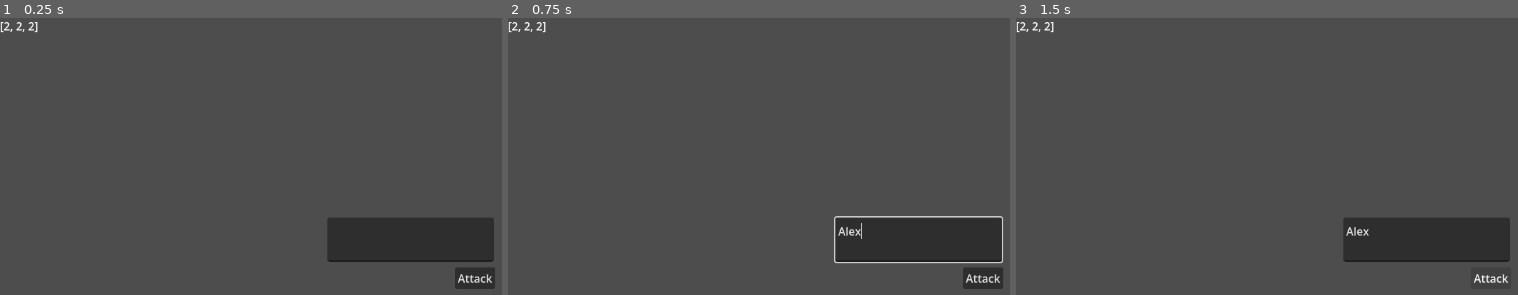
Above: before the commit, frames 1-3 (left to right).
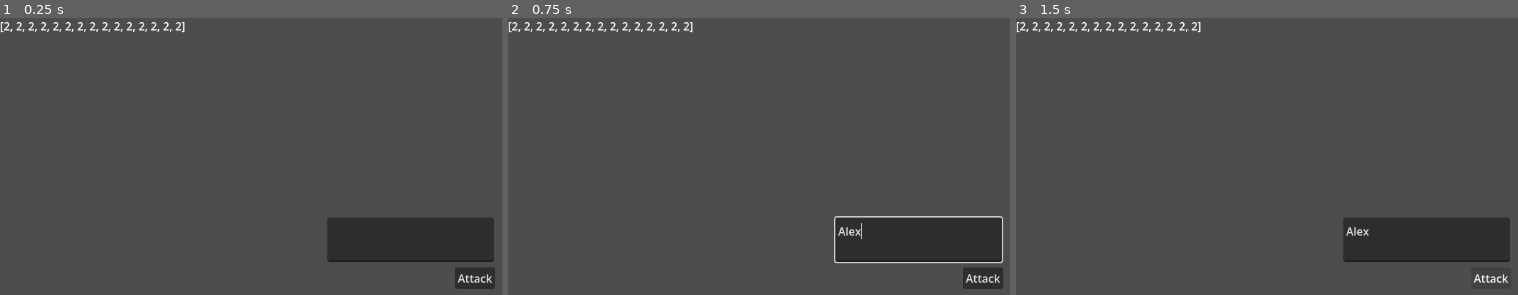
Above: after the commit, the same moments.

Repository: VovqaGuss/Vae_victis
Game: Godot game, scene res://Scense/UI/Main/main_ui.tscn
The game is run twice, just before and just after one commit, with the same random seed, the same clock (stepped at 60 frames per second) and the same inputs. The project has no main scene, so this scene is started directly.
Inputs (mouse positions are in pixels of both pictures, inside the frame that each line leads up to):
- Up to frame 1 (0.25 s): no input
- Up to frame 2 (0.75 s): click (919, 239) at 0.52 s; type "Alex" at 0.6 s
- Up to frame 3 (1.5 s): click "Attack" at 1.25 s

The runs differ from the first frame. In frame 1, 0.4% of the frame differs, in the area x 6-37%, y 1-6%; in frame 2, 0.4%; in frame 3, 0.4%.

Commit message:
sone chagnes for hearts UI

Diff:
--- /dev/null
+++ b/sub-latron/Scense/Enemy_cls/entity_enemy.tscn
@@ -0,0 +1,11 @@
+[gd_scene format=3 uid="uid://xmq5cd4s1qfs"]
+
+[ext_resource type="PackedScene" uid="uid://cgcsy617af0lg" path="res://Scense/Entity_cls/Entity.tscn" id="1_mphw2"]
+[ext_resource type="Texture2D" uid="uid://lfgk81h7pt1y" path="res://icon.svg" id="2_ufy6r"]
+
+[node name="Entity_Enemy" unique_id=290885146 instance=ExtResource("1_mphw2")]
+
+[node name="Sprite2D" parent="." index="0" unique_id=1371627441]
+position = Vector2(2.3841858e-07, 0)
+scale = Vector2(0.07812501, 0.08593746)
+texture = ExtResource("2_ufy6r")
--- a/sub-latron/Scense/UI/hearts_bar_ui.gd
+++ b/sub-latron/Scense/UI/hearts_bar_ui.gd
@@ -16,7 +16,7 @@
 @export var count_hearts : int
 
 func _ready() -> void:
-	for i in range(3):
+	for i in range(15):
 		update_hearts(OPERATION.ADD)
 	Eventbus.player_taked_damage.connect(_on_player_taked_damage)
 
@@ -43,6 +43,7 @@
 		if hearts_regstr[clear_len_rsgtr] == 0:
 			clear_len_rsgtr -= 1
 			print("Next heart regstr to: ", clear_len_rsgtr)
+	$Label.text = str(hearts_regstr)
 
 
 	print(hearts_regstr)
